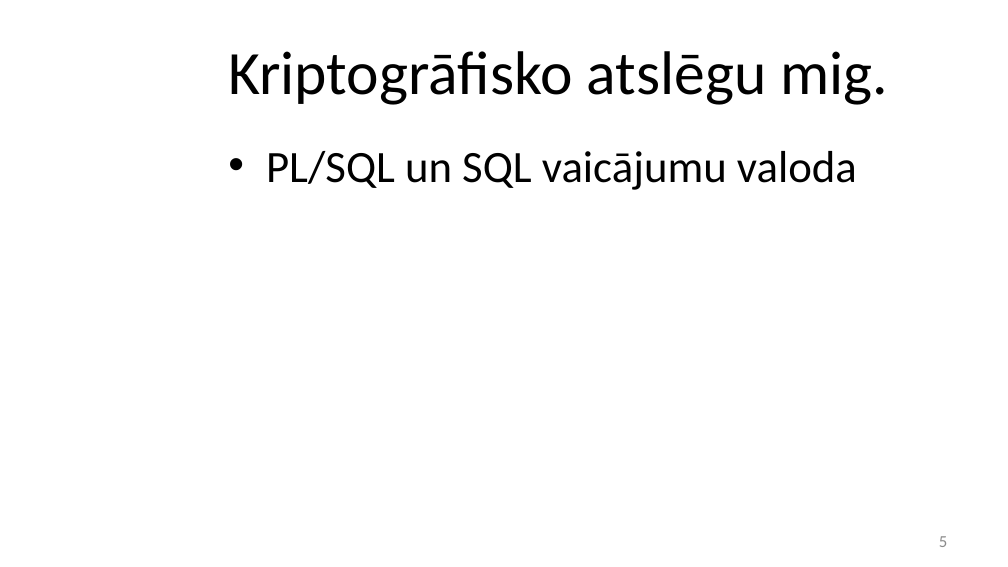
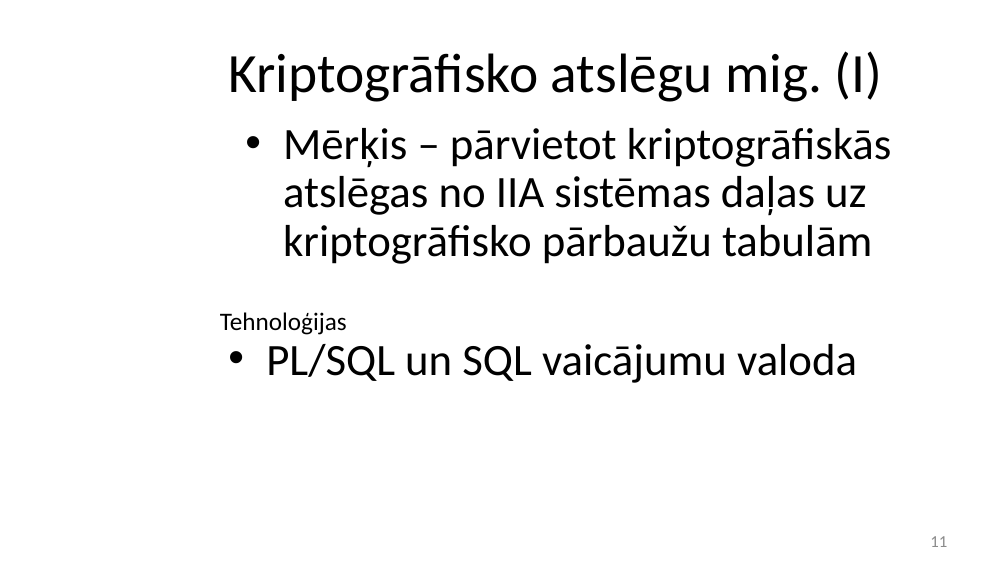
Before and after one commit to stabone/lore-parit, a slide deck: slide 11 of prezentacija.pptx (slide 5 before the commit). Drawn at 1008x567 pixels with LibreOffice and Linux fonts; fonts in the diff are those of the drawing; background and template pictures are left out. Boxes give left, top, right and bottom in pixels: in the first picture for what was removed or moved away, otherwise in the second. Text is boxed around its words. In the diff, an @@ line names an element or a change of style, - is before the commit and + after.

Commit message:
created presentation

```diff
--- a/prezentacija.pptx
+++ b/prezentacija.pptx
@@ title at (x1=228, y1=51, x2=883, y2=102): text changed; size 44 to 39.6 pt @@
-Kriptogrāfisko atslēgu mig.
+Kriptogrāfisko atslēgu mig. (I)
@@ text added at (x1=283, y1=128, x2=892, y2=264), 32 pt, text #000000 @@
+• Mērķis – pārvietot kriptogrāfiskās atslēgas no IIA sistēmas daļas uz kriptogrāfisko pārbaužu tabulām
@@ text "PL/SQL un SQL vaicājumu valoda" moved from (x1=266, y1=151, x2=857, y2=190) to (x1=266, y1=344, x2=857, y2=383) @@
@@ text added at (x1=220, y1=312, x2=347, y2=335), 18 pt, text #000000 @@
+Tehnoloģijas
@@ page number at (x1=930, y1=536, x2=947, y2=547): text changed @@
-5
+11
```
Also in this commit, not shown: 8 other slides changed, 15 slides added.
